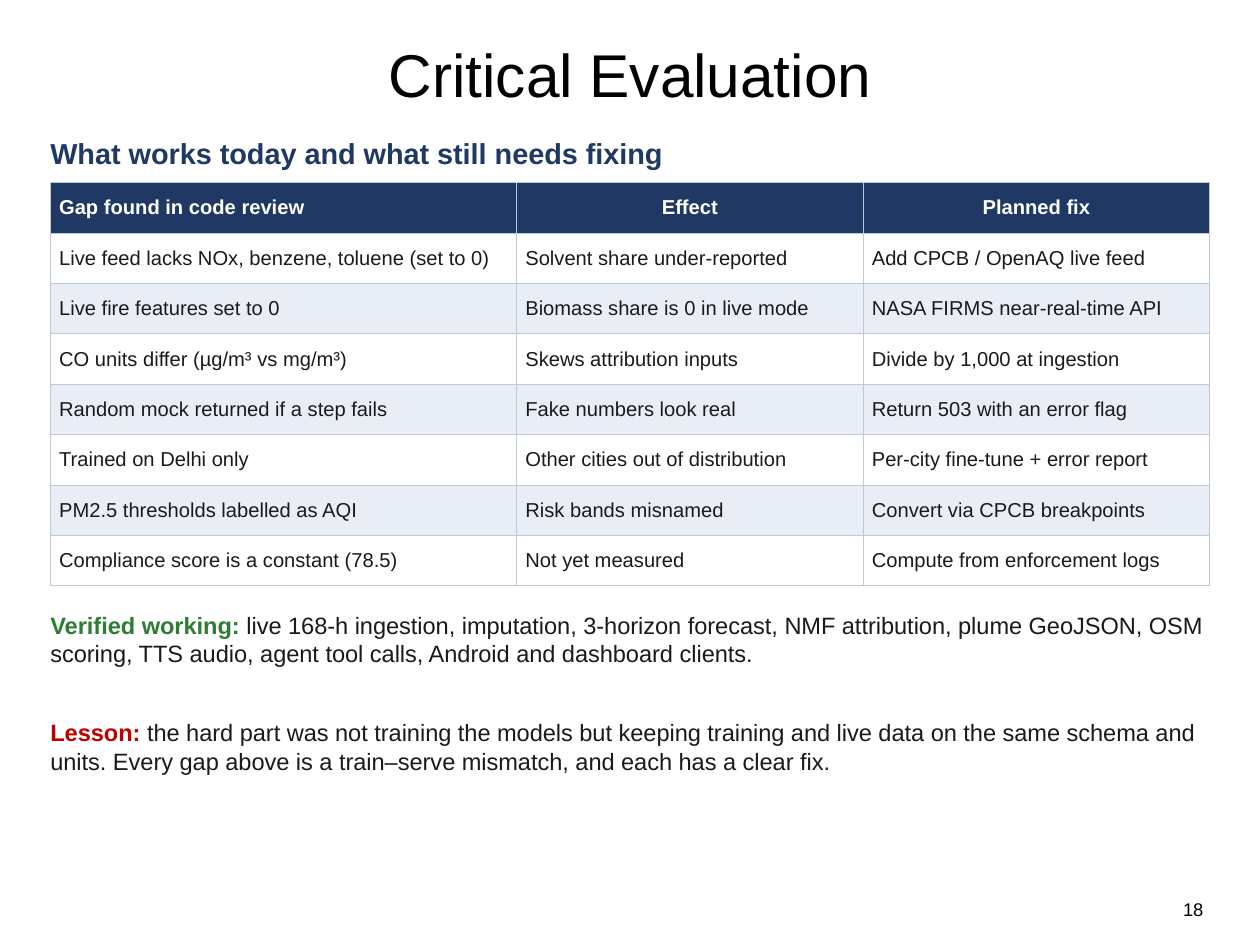
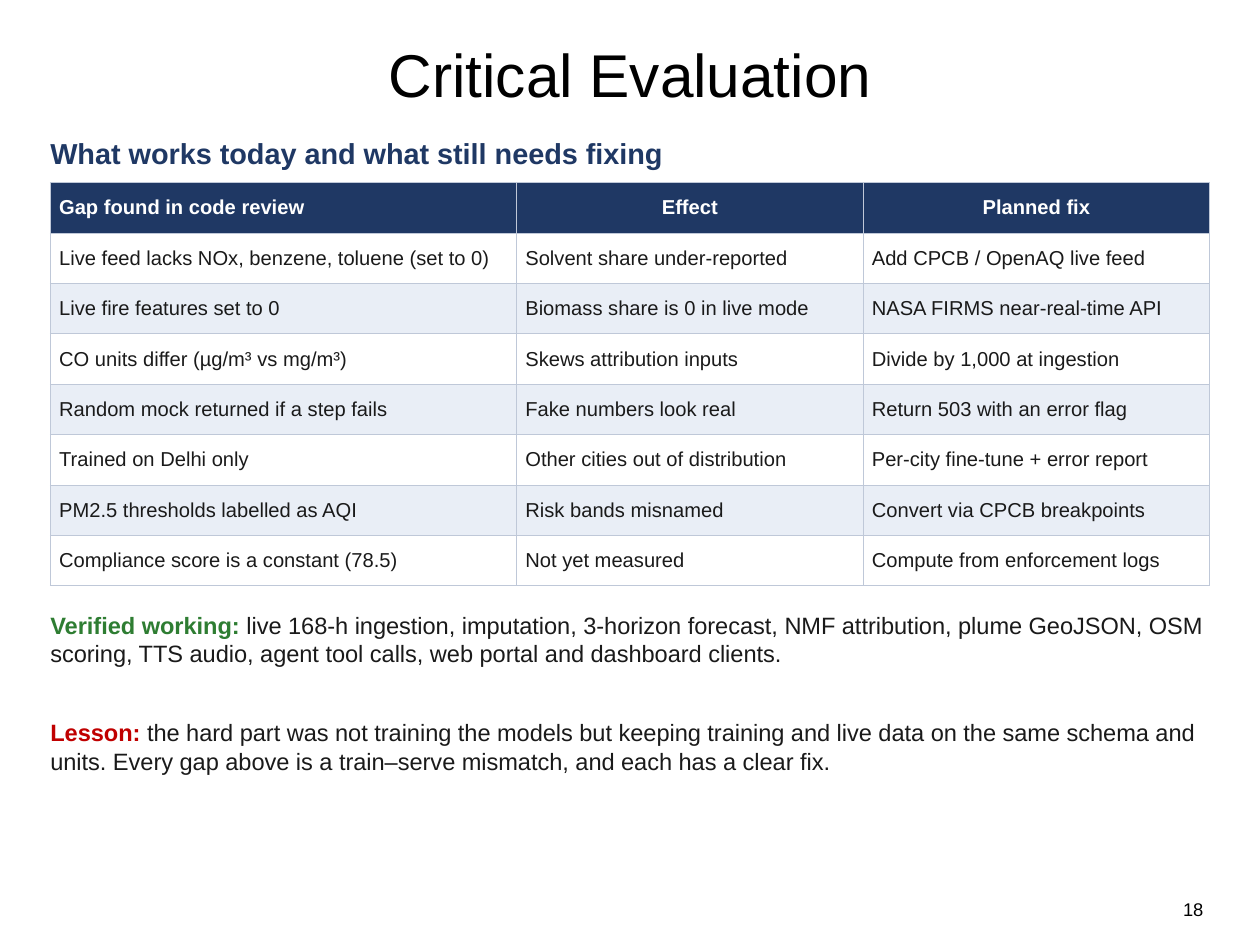
Before and after one commit to CyberKnight-cmd/Urban-Air-Unified, a slide deck: slide 18 of presentation/Urban_Air_Unified_Innovation_Project.pptx. Drawn at 1260x945 pixels with LibreOffice and Linux fonts; fonts in the diff are those of the drawing. Boxes give left, top, right and bottom in pixels: in the first picture for what was removed or moved away, otherwise in the second. Text is boxed around its words. In the diff, an @@ line names an element or a change of style, - is before the commit and + after.

```diff
--- a/presentation/Urban_Air_Unified_Innovation_Project.pptx
+++ b/presentation/Urban_Air_Unified_Innovation_Project.pptx
@@ text at box(50, 617, 1203, 667): text changed @@
-Verified working: live 168-h ingestion, imputation, 3-horizon forecast, NMF attribution, plume GeoJSON, OSM scoring, TTS audio, agent tool calls, Android and dashboard clients.
+Verified working: live 168-h ingestion, imputation, 3-horizon forecast, NMF attribution, plume GeoJSON, OSM scoring, TTS audio, agent tool calls, web portal and dashboard clients.
```
Also in this commit, not shown: 8 other slides changed.
